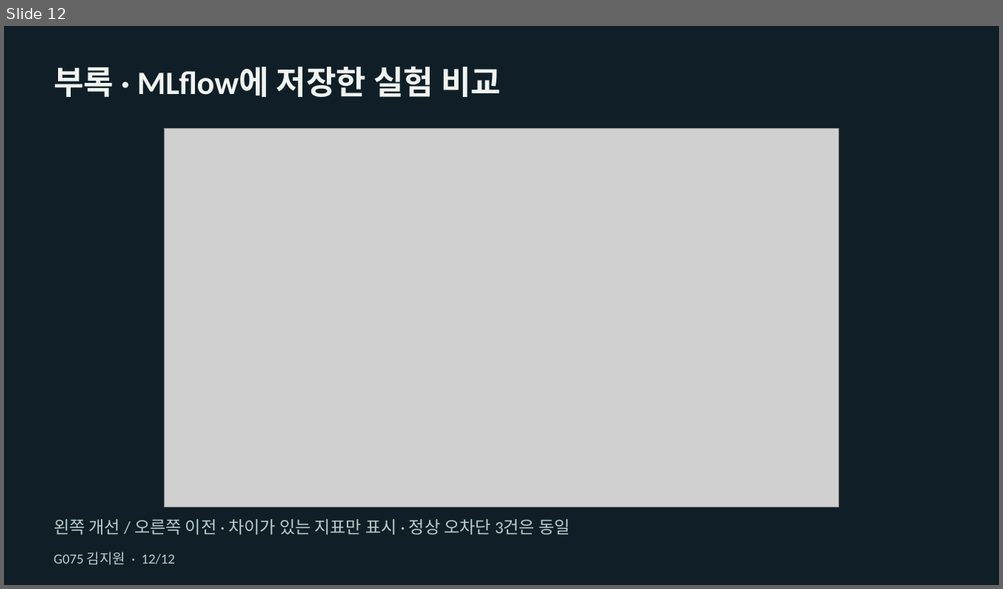
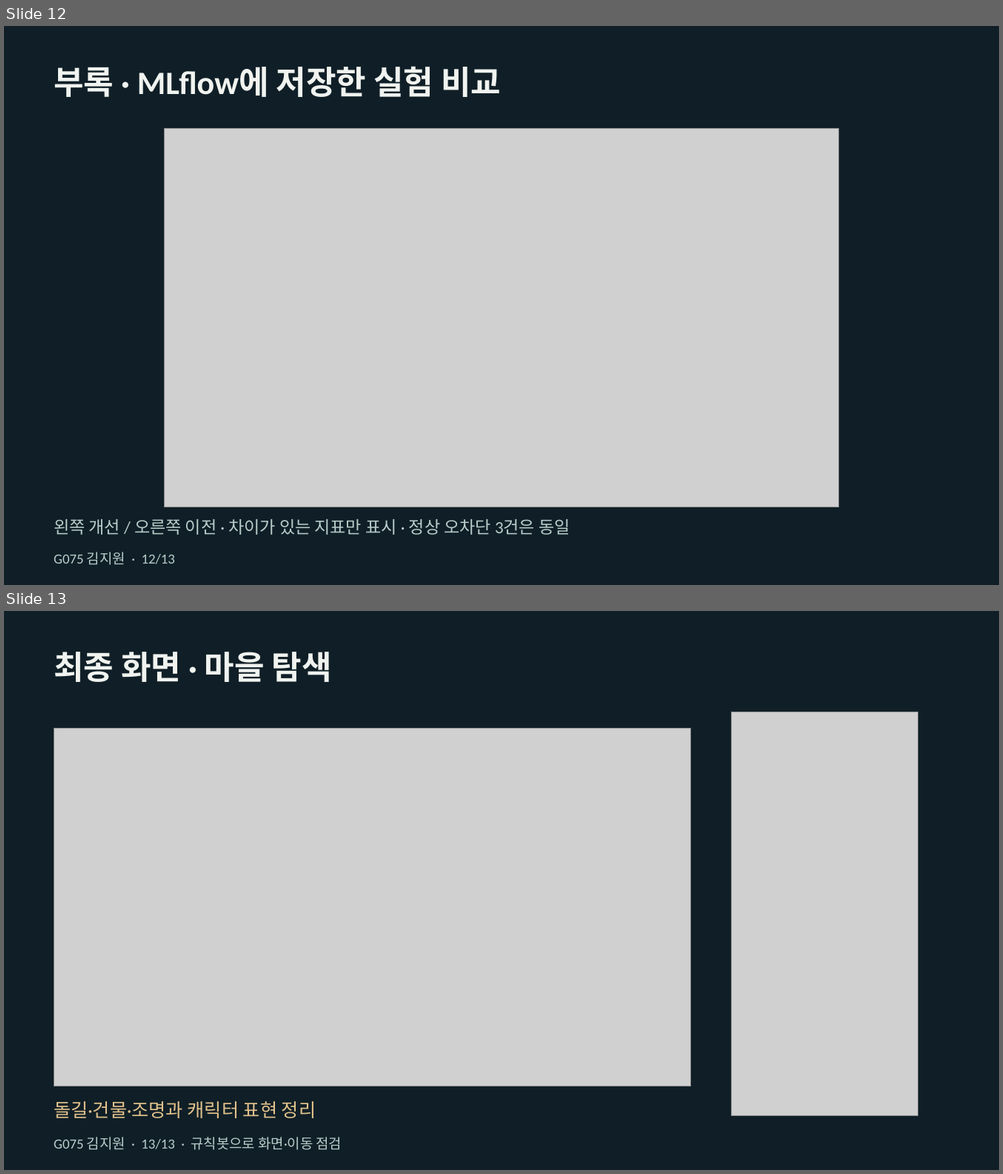
Before and after one commit to xixvivji/deduction-game, a slide deck: docs/presentation/G075_김지원_밤의증언_AI운영개선.pptx. Shown one above the other, each under a label of ours: slide 12 before the commit, slides 12 and 13 after it. The pictures are 1003x589 and 1003x1174 pixels, drawn with LibreOffice and Linux fonts; fonts in the diff are those of the drawing; grey boxes stand for pictures. Boxes give left, top, right and bottom in pixels: in the first picture for what was removed or moved away, otherwise in the second. Text is boxed around its words. In the diff, an @@ line names an element or a change of style, - is before the commit and + after.

Commit message:
style: 마을 지도와 캐릭터 및 모바일 화면 정리

```diff
--- a/docs/presentation/G075_김지원_밤의증언_AI운영개선.pptx
+++ b/docs/presentation/G075_김지원_밤의증언_AI운영개선.pptx
@@ slide 13 added at (x1=4, y1=611, x2=999, y2=1170), background #101F27 @@
@@ text added at (x1=54, y1=652, x2=332, y2=682), 31.5 pt, text #F0F3EF, bold @@
+최종 화면 · 마을 탐색
@@ picture added at (x1=731, y1=712, x2=918, y2=1116) @@
@@ picture added at (x1=54, y1=728, x2=691, y2=1086) @@
@@ text added at (x1=54, y1=1102, x2=316, y2=1119), 18 pt, text #E2C28C @@
+돌길·건물·조명과 캐릭터 표현 정리
@@ text added at (x1=54, y1=1137, x2=342, y2=1150), 13.5 pt, text #B9CECB @@
+G075 김지원 · 13/13 · 규칙봇으로 화면·이동 점검
@@ slide 12 changed as well @@
@@ text at (x1=54, y1=552, x2=175, y2=565): text changed @@
-G075 김지원 · 12/12
+G075 김지원 · 12/13
```
Also in this commit, not shown: 11 other slides changed, 10 other files.
